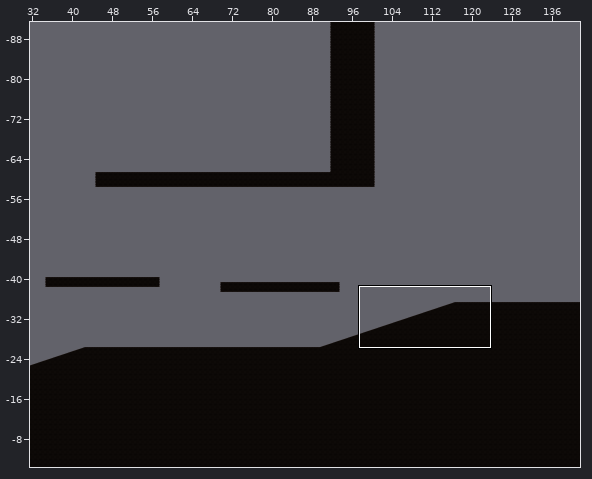
Two versions of a level (Tiled map, Assets/Tiled/Level1TileMap/map1-1.tmx). Above: a wide view before the commit, with the close-up outlined.
Close-up. As it was:
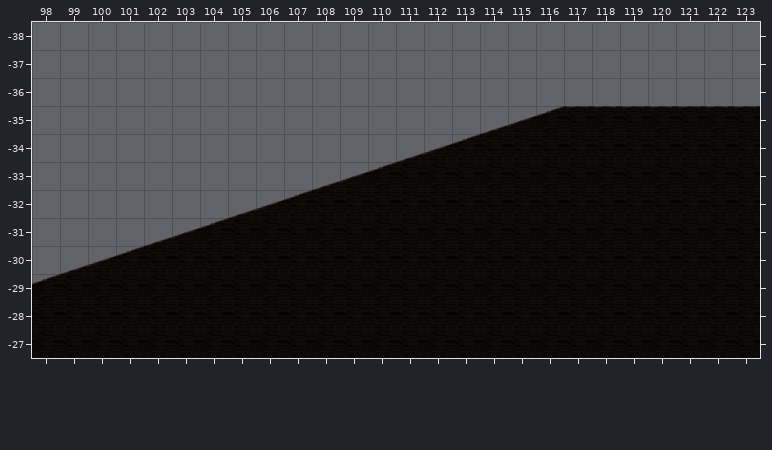
Cells are 256x256 px. Shown: x 98..123, y -38..-27. The commit also changed other parts of the map, which this record leaves out.
And afterwards:
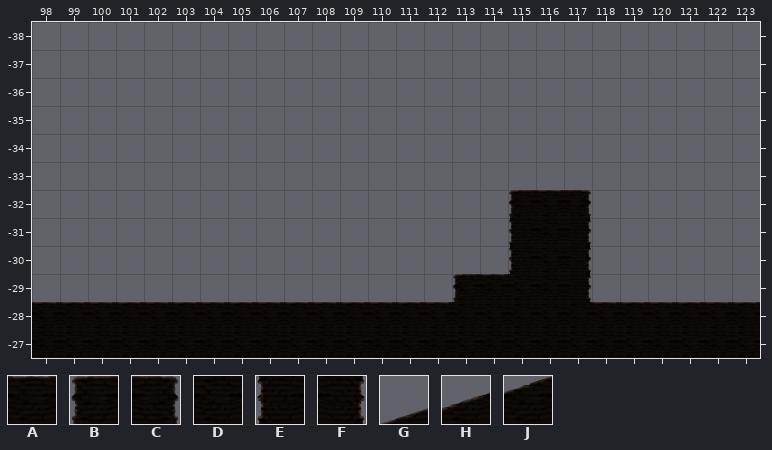
Key: from "Level1 Tileset": A 0, B 1, C 2, D 8, E 9, F 10, G 24, H 25, J 26.
_ is an empty cell.
From old to new:
Layer "ground":
Tile D becomes tile A in row -32 at x 116; in row -29 at x 114; in row -28 at x 98 to 112 and 118 to 123.
Tile D becomes tile B in row -32 at x 115; in row -29 at x 113.
Tile D becomes tile C in row -32 at x 117.
Tile D becomes tile E in rows -31 to -30 at x 115.
Tile D becomes tile F in rows -31 to -29 at x 117.
Tile A is gone in row -35 at x 117 to 123.
Tile D is gone in row -34 at x 114 to 123; in row -33 at x 111 to 123; in row -32 at x 108 to 114 and 118 to 123; in row -31 at x 105 to 114 and 118 to 123; in row -30 at x 102 to 114 and 118 to 123; in row -29 at x 99 to 112 and 118 to 123.
Tile G is gone in row -35 at x 114; in row -34 at x 111; in row -33 at x 108; in row -32 at x 105; in row -31 at x 102; in row -30 at x 99.
Tile H is gone in row -35 at x 115; in row -34 at x 112; in row -33 at x 109; in row -32 at x 106; in row -31 at x 103; in row -30 at x 100.
Tile J is gone in row -35 at x 116; in row -34 at x 113; in row -33 at x 110; in row -32 at x 107; in row -31 at x 104; in row -30 at x 101.
Tile J is gone in row -29 at x 98.
Where, in picture pixels (left, top, right, bottom), the same in both close-ups:
changed: (32, 106, 760, 304)
